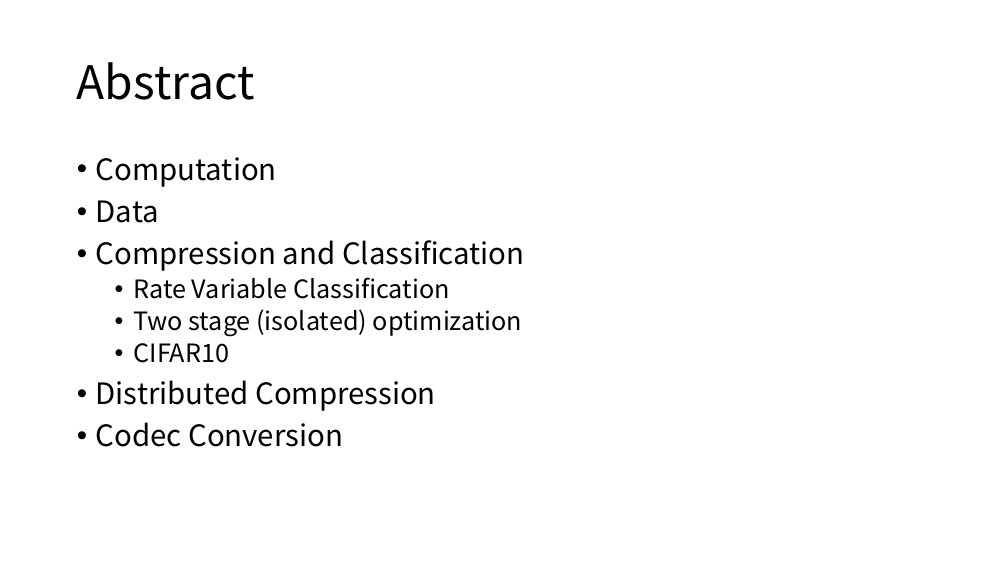
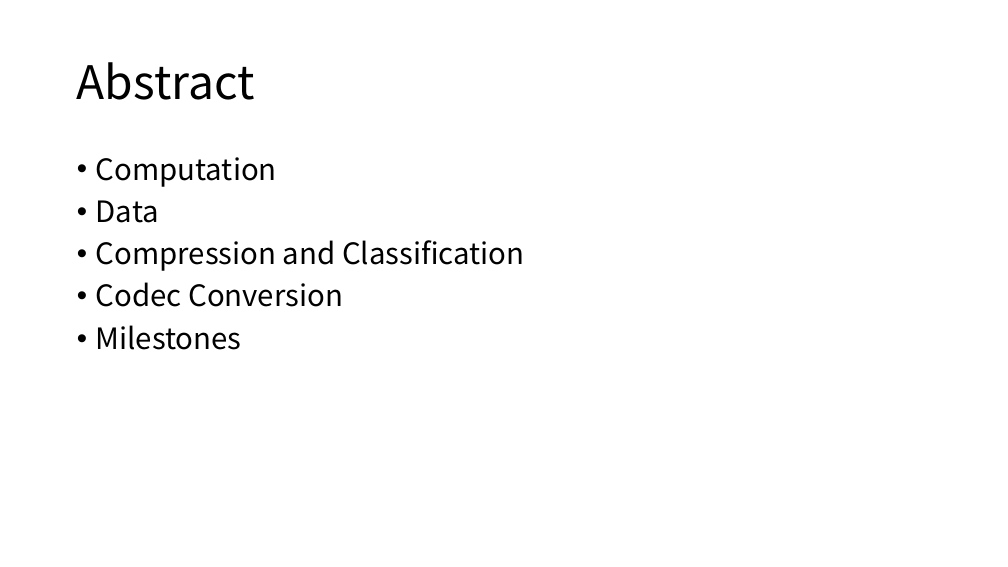
Before and after one commit to diaoenmao/Research, a slide deck: slide 2 of doc/Report/ongoing.pptx. Drawn at 1008x567 pixels with LibreOffice and Linux fonts; fonts in the diff are those of the drawing. Boxes give left, top, right and bottom in pixels: in the first picture for what was removed or moved away, otherwise in the second. Text is boxed around its words. In the diff, an @@ line names an element or a change of style, - is before the commit and + after.

```diff
--- a/doc/Report/ongoing.pptx
+++ b/doc/Report/ongoing.pptx
@@ text at (96,277,522,411): paragraphs removed @@
-  • Rate Variable Classification
-  • Two stage (isolated) optimization
-  • CIFAR10
-• Distributed Compression
@@ text at (96,325,242,350): paragraph added @@
+• Milestones
```
Also in this commit, not shown: 10 other slides changed, 12 slides added, 1 slide removed.
